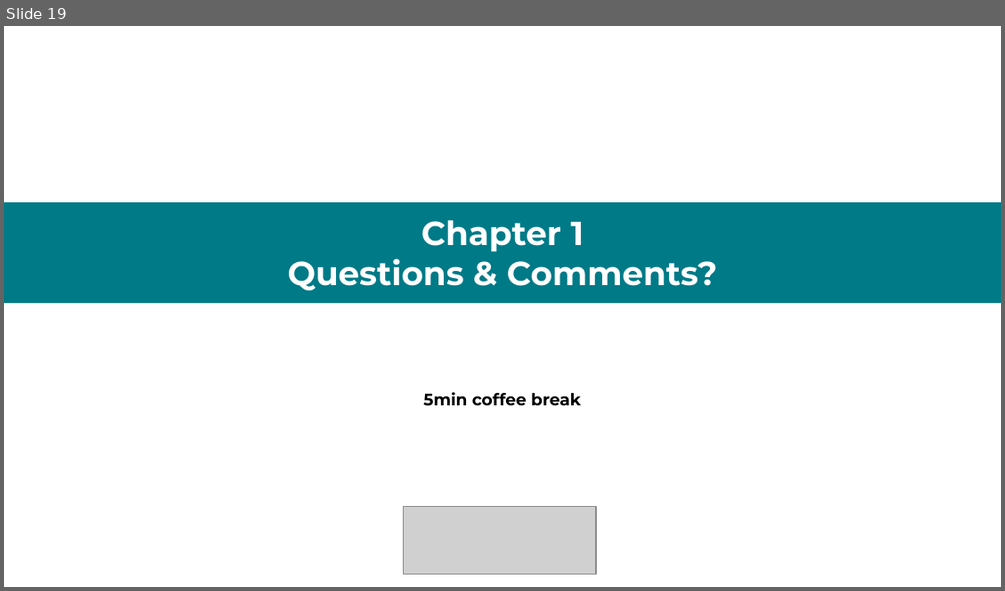
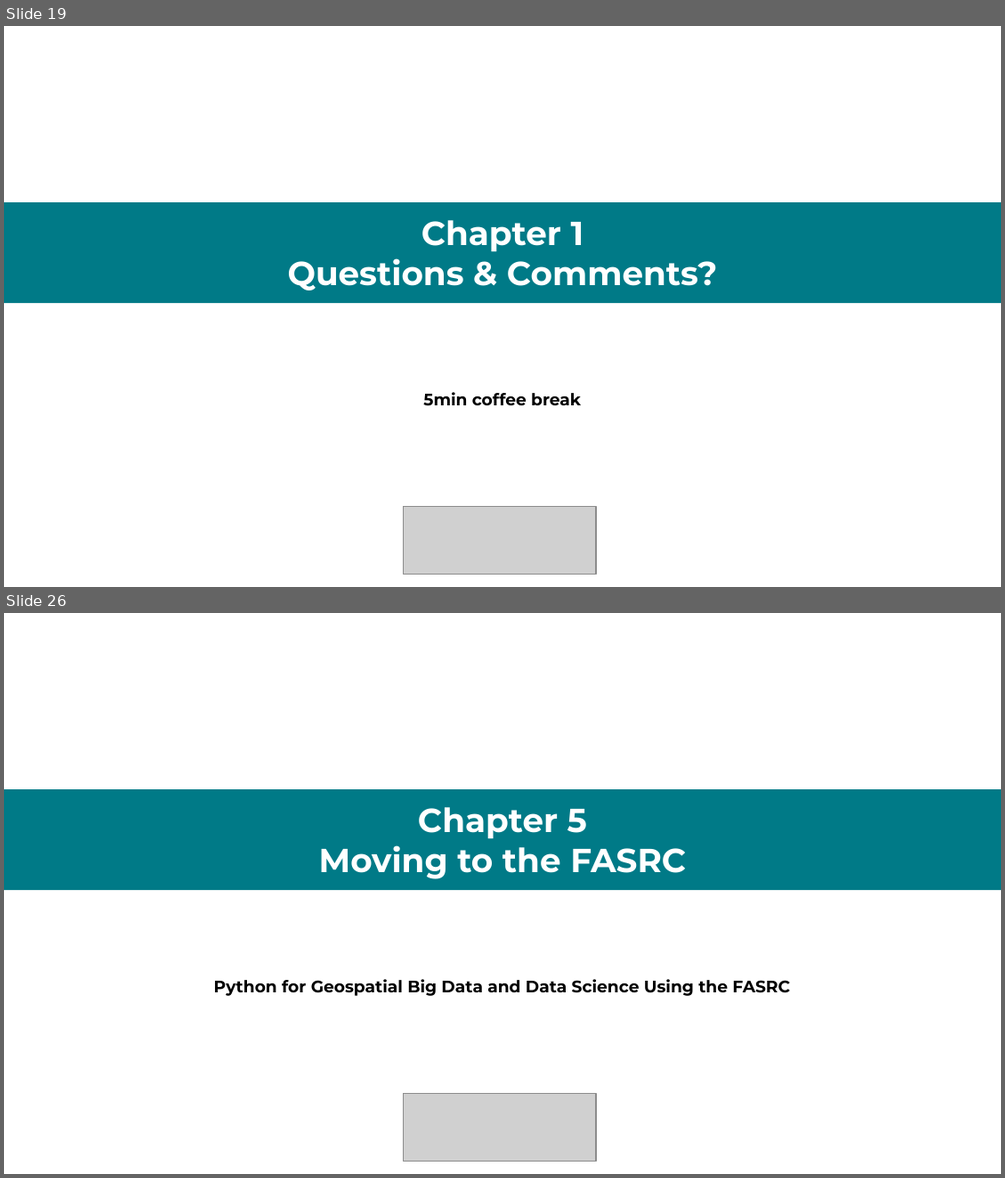
Before and after one commit to RGreinacher/python-workshop-gis-big-data, a slide deck: Slides.pptx. Shown one above the other, each under a label of ours: slide 19 before the commit, slides 19 and 26 after it; the slides between them are not shown. The pictures are 1005x591 and 1005x1178 pixels, drawn with LibreOffice and Linux fonts; fonts in the diff are those of the drawing; grey boxes stand for pictures. Boxes give left, top, right and bottom in pixels: in the first picture for what was removed or moved away, otherwise in the second. Text is boxed around its words. In the diff, an @@ line names an element or a change of style, - is before the commit and + after.

Commit message:
added remaining chapters to slides

```diff
--- a/Slides.pptx
+++ b/Slides.pptx
@@ slide 26 added at box(4, 613, 1001, 1174), background #FFFFFF @@
@@ rectangle added at box(4, 789, 1001, 890), fill #007A87, 24 pt, text #FFFFFF, bold @@
+Chapter 5
+Moving to the FASRC
@@ text added at box(214, 979, 790, 996), 12 pt, text #000000, bold @@
+Python for Geospatial Big Data and Data Science Using the FASRC
@@ picture added at box(404, 1094, 596, 1161) @@
```
Also in this commit, not shown: 9 other slides added, 2 other files.
